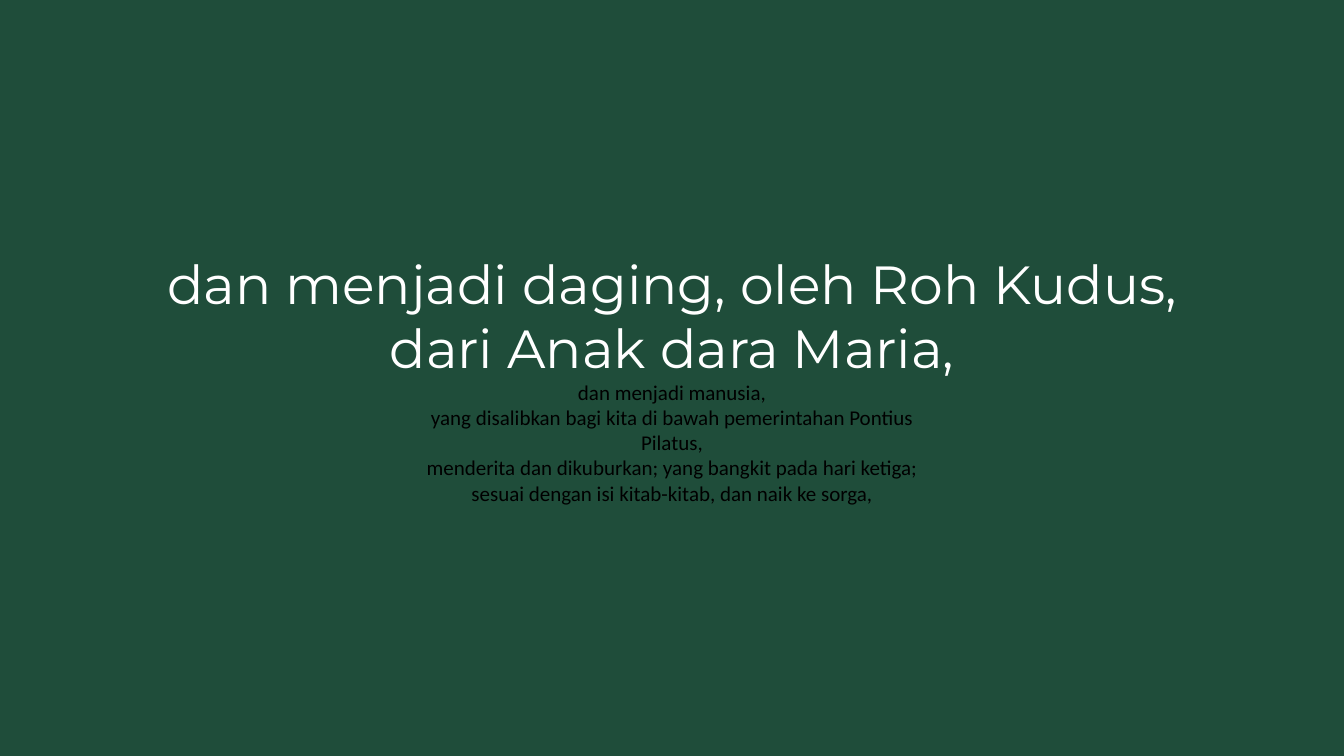
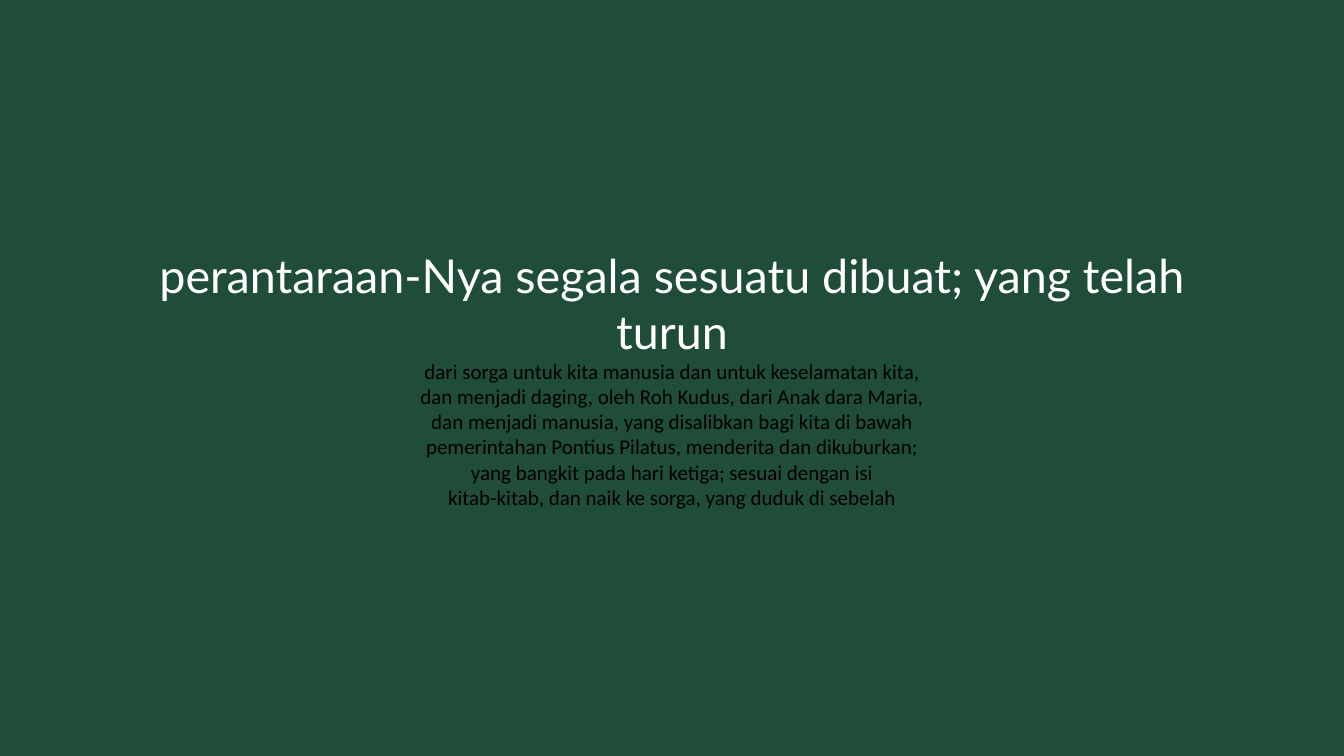
Before and after one commit to jksn23/slide-generator, a slide deck: slide 44 of Ibadah v2.pptx (slide 45 before the commit). Drawn at 1344x756 pixels with LibreOffice and Linux fonts; fonts in the diff are those of the drawing. Boxes give left, top, right and bottom in pixels: in the first picture for what was removed or moved away, otherwise in the second. Text is boxed around its words. In the diff, an @@ line names an element or a change of style, - is before the commit and + after.

```diff
--- a/Ibadah v2.pptx
+++ b/Ibadah v2.pptx
@@ text at (x1=159, y1=258, x2=1184, y2=509): text changed @@
-dan menjadi daging, oleh Roh Kudus, dari Anak dara Maria,
-dan menjadi manusia,
-yang disalibkan bagi kita di bawah pemerintahan Pontius
-Pilatus,
-menderita dan dikuburkan; yang bangkit pada hari ketiga;
-sesuai dengan isi kitab-kitab, dan naik ke sorga,
+perantaraan-Nya segala sesuatu dibuat; yang telah turun
+dari sorga untuk kita manusia dan untuk keselamatan kita,
+dan menjadi daging, oleh Roh Kudus, dari Anak dara Maria,
+dan menjadi manusia, yang disalibkan bagi kita di bawah
+pemerintahan Pontius Pilatus, menderita dan dikuburkan;
+yang bangkit pada hari ketiga; sesuai dengan isi
+kitab-kitab, dan naik ke sorga, yang duduk di sebelah
```
Also in this commit, not shown: 93 other slides changed, 16 slides added, 3 slides removed, 17 other files.
